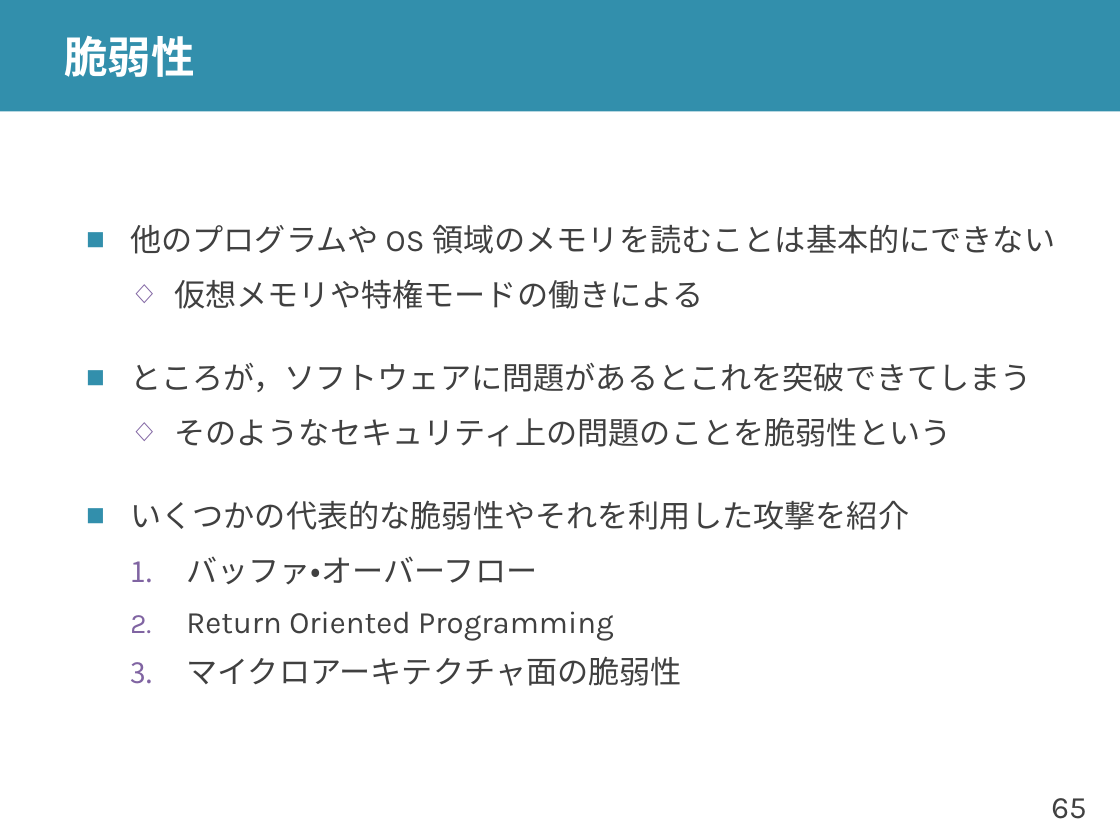
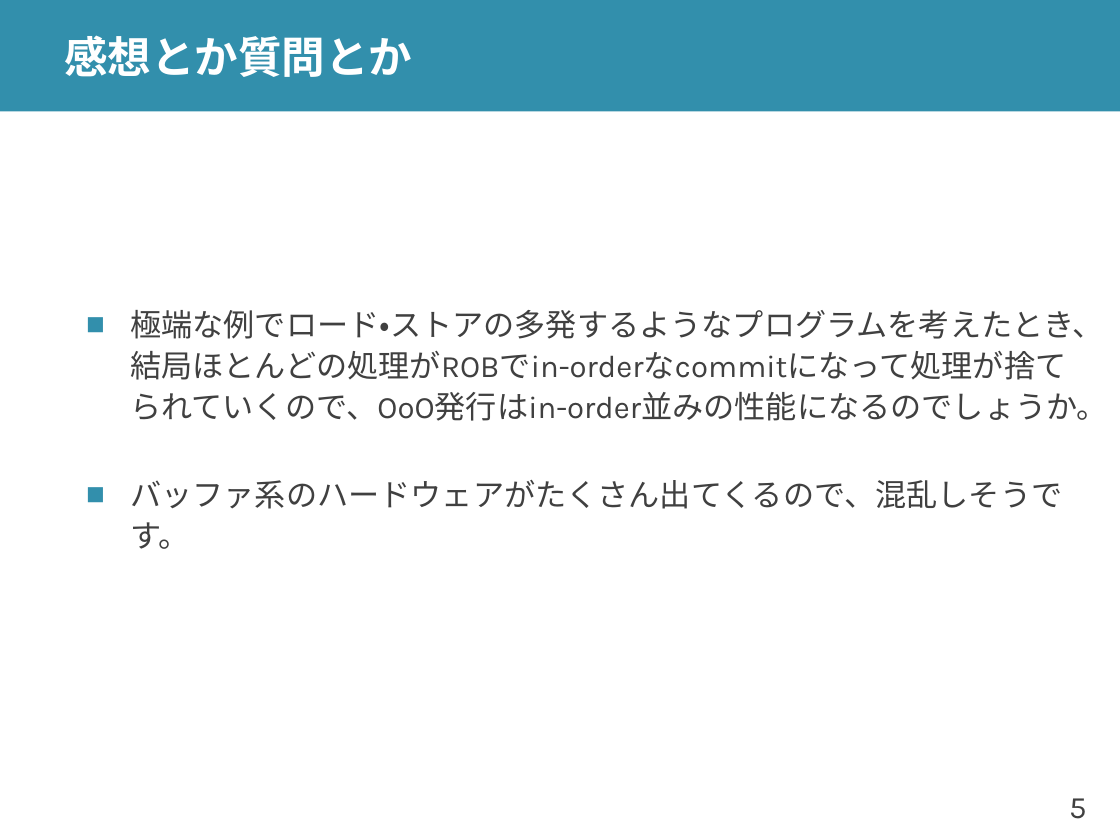
Before and after one commit to shioyadan/advanced-computer-organization, a slide deck: slide 5 of aco-shioya-12.pptx (slide 65 before the commit). Drawn at 1120x840 pixels with LibreOffice and Linux fonts; fonts in the diff are those of the drawing. Boxes give left, top, right and bottom in pixels: in the first picture for what was removed or moved away, otherwise in the second. Text is boxed around its words. In the diff, an @@ line names an element or a change of style, - is before the commit and + after.

```diff
--- a/aco-shioya-12.pptx
+++ b/aco-shioya-12.pptx
@@ title at (64,35,412,77): text changed @@
-脆弱性
+感想とか質問とか
@@ text at (130,310,1108,549): text changed @@
-■ 他のプログラムや OS 領域のメモリを読むことは基本的にできない
-  ◇ 仮想メモリや特権モードの働きによる
-■ ところが，ソフトウェアに問題があるとこれを突破できてしまう
-  ◇ そのようなセキュリティ上の問題のことを脆弱性という
-■ いくつかの代表的な脆弱性やそれを利用した攻撃を紹介
-  1. バッファ・オーバーフロー
-  2. Return Oriented Programming
-  3. マイクロアーキテクチャ面の脆弱性
+■ 極端な例でロード・ストアの多発するようなプログラムを考えたとき、結局ほとんどの処理がROBでin-orderなcommitになって処理が捨てられていくので、OoO発行はin-order並みの性能になるのでしょうか。
+■ バッファ系のハードウェアがたくさん出てくるので、混乱しそうです。
@@ page number at (1069,798,1087,819): text changed @@
-65
+5
```
Also in this commit, not shown: 32 other slides changed, 67 slides added, 76 slides removed, 8 other files.
